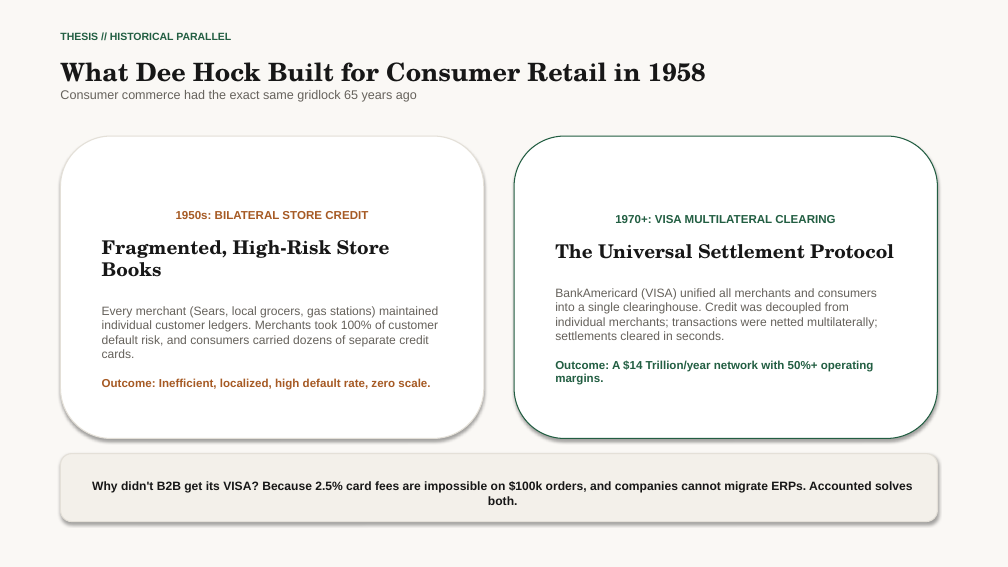
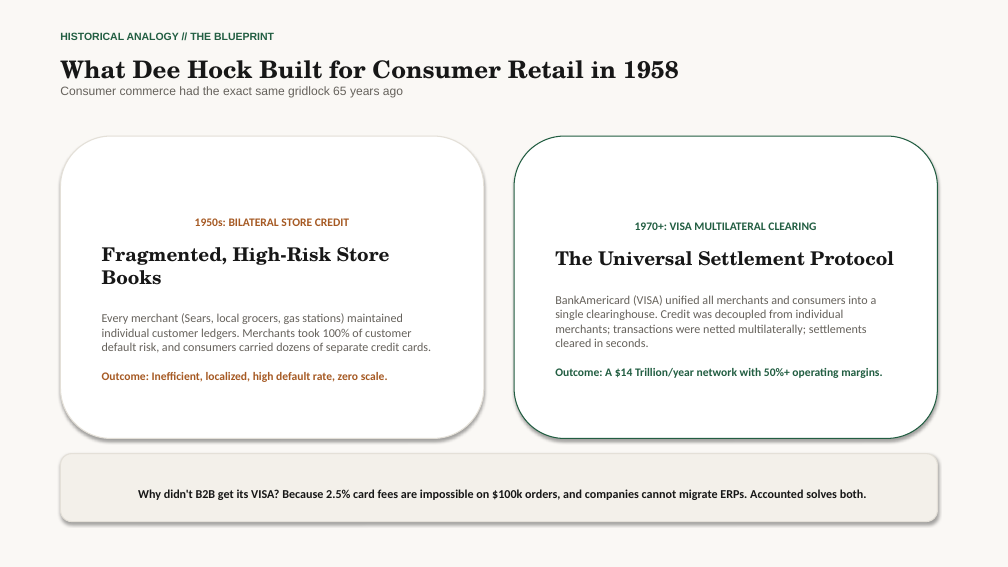
Before and after one commit to howieaccounted/accounted, a slide deck: slide 5 of public/docs/accounted_network_pitch_deck.pptx (slide 4 before the commit). Drawn at 1008x567 pixels with LibreOffice and Linux fonts; fonts in the diff are those of the drawing. Boxes give left, top, right and bottom in pixels: in the first picture for what was removed or moved away, otherwise in the second. Text is boxed around its words. In the diff, an @@ line names an element or a change of style, - is before the commit and + after.

```diff
--- a/public/docs/accounted_network_pitch_deck.pptx
+++ b/public/docs/accounted_network_pitch_deck.pptx
@@ text "What Dee Hock Built for ..." at box(60, 60, 678, 98): size 24 to 23 pt in "What Dee Hock Built for Consumer Retail ..."; size 12 to 11.5 pt in "Consumer commerce had the exact same gridlock ..." @@
@@ text at box(60, 32, 274, 40): text changed @@
-THESIS // HISTORICAL PARALLEL
+HISTORICAL ANALOGY // THE BLUEPRINT
@@ text in rounded rectangle at box(102, 218, 431, 382): font Arial to Calibri in "1950s: BILATERAL STORE CREDIT", "Every merchant (Sears, local grocers, gas stations) ...", "Outcome: Inefficient, localized, high default rate, zero ..." @@
@@ text in rounded rectangle at box(555, 222, 882, 378): font Arial to Calibri in "1970+: VISA MULTILATERAL CLEARING", "BankAmericard (VISA) unified all merchants and consumers ...", "Outcome: A $14 Trillion/year network with 50%+ ..." @@
@@ rounded rectangle "Why didn't B2B get its ..." at box(60, 454, 938, 522): font Arial to Calibri @@
```
Also in this commit, not shown: 14 other slides changed, 3 slides added, 1 slide removed, 2 other files.
